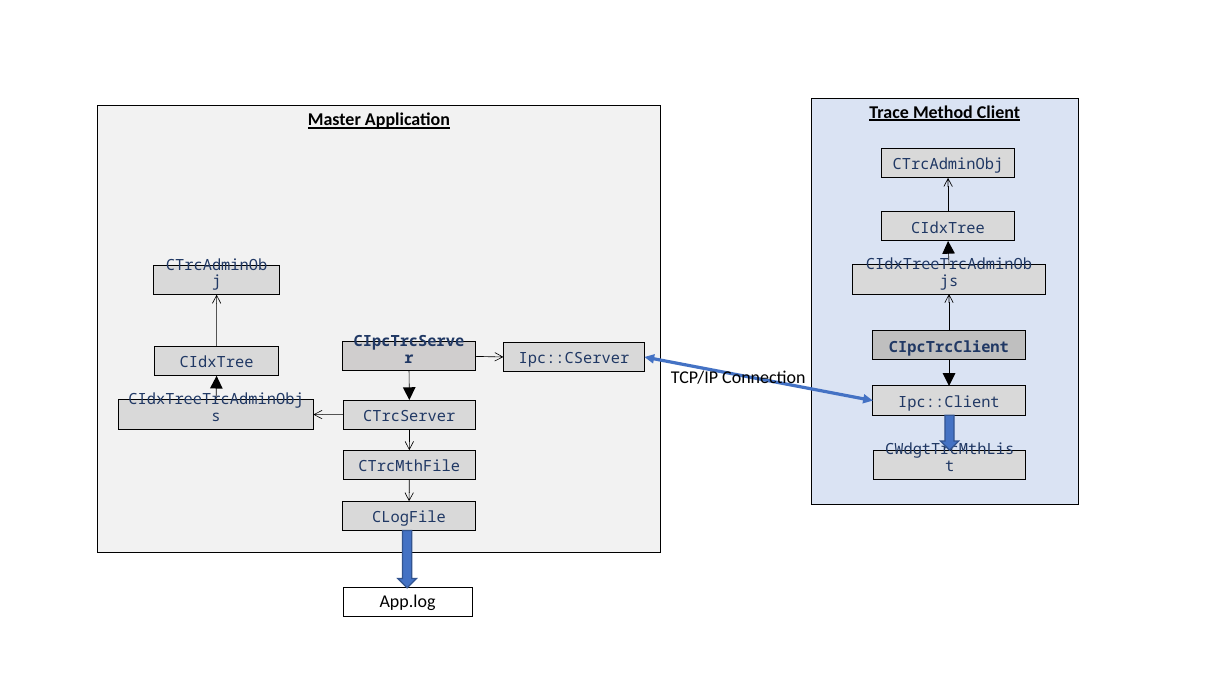
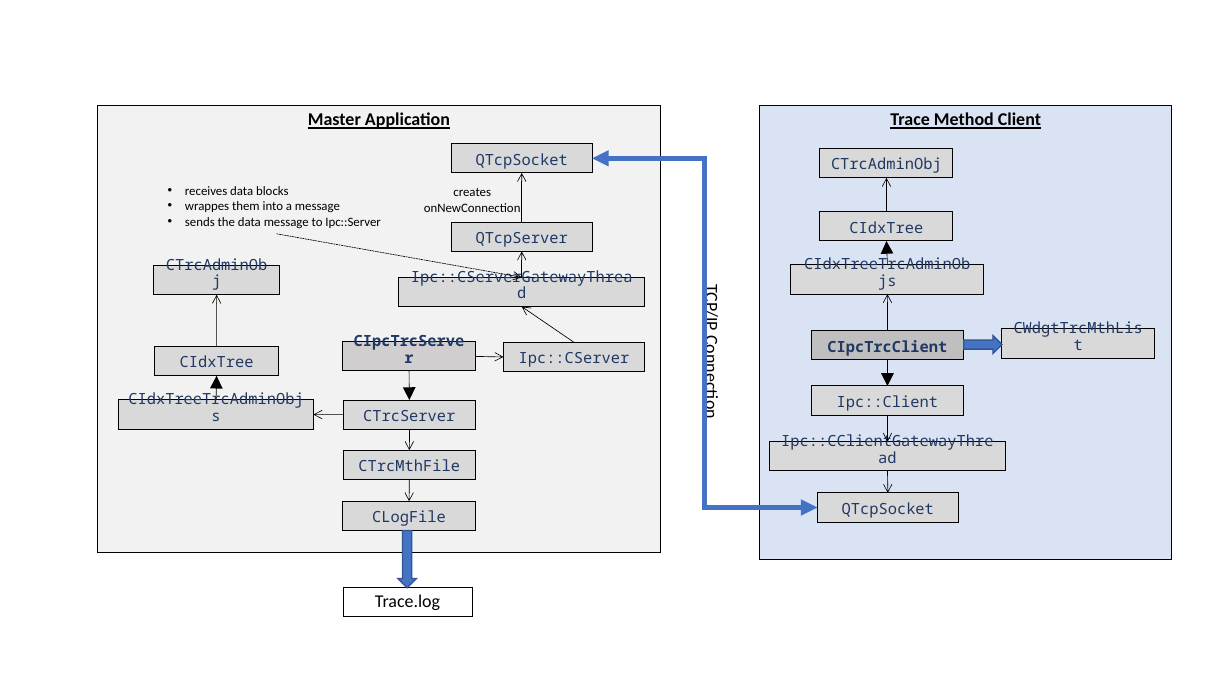
Before and after one commit to ZeusSoftIngBueroBauer/ZSQtLib, a slide deck: slide 1 of Doc/Libs/ZSIpcTrace/Overview.pptx. Drawn at 1232x693 pixels with LibreOffice and Linux fonts; fonts in the diff are those of the drawing. Boxes give left, top, right and bottom in pixels: in the first picture for what was removed or moved away, otherwise in the second. Text is boxed around its words. In the diff, an @@ line names an element or a change of style, - is before the commit and + after.

Commit message:
Doku usage of trace admin objects. Reference guard class for class trace admin objects. Transmit ServerSettings between IpcClient and IpcServer.
Dialog GetInstance calls with objectName. CreateInstance calls with DlgTitle followed by objectName.

```diff
--- a/Doc/Libs/ZSIpcTrace/Overview.pptx
+++ b/Doc/Libs/ZSIpcTrace/Overview.pptx
@@ rectangle "Trace Method Client" resized from (x1=811, y1=98, x2=1079, y2=505) to (x1=760, y1=105, x2=1172, y2=560) @@
@@ rectangle added at (x1=451, y1=143, x2=592, y2=173), fill #D9D9D9, outline #000000 0.75 pt, 12 pt, text #203864 @@
+QTcpSocket
@@ arrow added from (522, 222) to (522, 173), #000000 0.5 pt @@
@@ elbow double arrow added from (592, 158) to (818, 507), #4472C4 4.25 pt @@
@@ 5 rectangles, 4 arrows moved together from (x1=853, y1=149, x2=1046, y2=416) to (x1=791, y1=149, x2=984, y2=416) @@
@@ text added at (x1=185, y1=186, x2=380, y2=228), 10 pt, text #000000 @@
+• receives data blocks
+• wrappes them into a message
+• sends the data message to Ipc::Server
@@ text added at (x1=424, y1=188, x2=521, y2=212), 10 pt, text #000000 @@
+creates
+onNewConnection
@@ arrow added from (276, 234) to (522, 277), #000000 0.5 pt dashed @@
@@ rectangle added at (x1=451, y1=222, x2=592, y2=251), fill #D9D9D9, outline #000000 0.75 pt, 12 pt, text #203864 @@
+QTcpServer
@@ arrow added from (522, 277) to (522, 251), #000000 0.5 pt @@
@@ rectangle added at (x1=399, y1=277, x2=645, y2=307), fill #D9D9D9, outline #000000 0.75 pt, 12 pt, text #203864 @@
+Ipc::CServerGatewayThread
@@ text "TCP/IP Connection" moved from (x1=671, y1=369, x2=805, y2=389) to (x1=701, y1=288, x2=723, y2=417) @@
@@ text "TCP/IP Connection" at (x1=701, y1=288, x2=723, y2=417): rotation 0 to 90 degrees @@
@@ arrow added from (574, 343) to (522, 307), #000000 0.5 pt @@
@@ rectangle "CWdgtTrcMthList" moved from (x1=873, y1=450, x2=1026, y2=480) to (x1=1002, y1=329, x2=1154, y2=359) @@
@@ double arrow removed from (645, 357) to (873, 401) @@
@@ right arrow added at (x1=964, y1=335, x2=1002, y2=354), fill #4472C4, outline #325491 1 pt @@
@@ arrow added from (887, 415) to (888, 442), #000000 0.5 pt @@
@@ down arrow removed at (x1=941, y1=415, x2=959, y2=450) @@
@@ rectangle added at (x1=769, y1=442, x2=1006, y2=471), fill #D9D9D9, outline #000000 0.75 pt, 12 pt, text #203864 @@
+Ipc::CClientGatewayThread
@@ arrow added from (888, 471) to (888, 493), #000000 0.5 pt @@
@@ rectangle added at (x1=818, y1=493, x2=959, y2=522), fill #D9D9D9, outline #000000 0.75 pt, 12 pt, text #203864 @@
+QTcpSocket
@@ text in rectangle at (x1=375, y1=594, x2=440, y2=610): text changed @@
-App.log
+Trace.log
```
Also in this commit, not shown: 57 other files.
